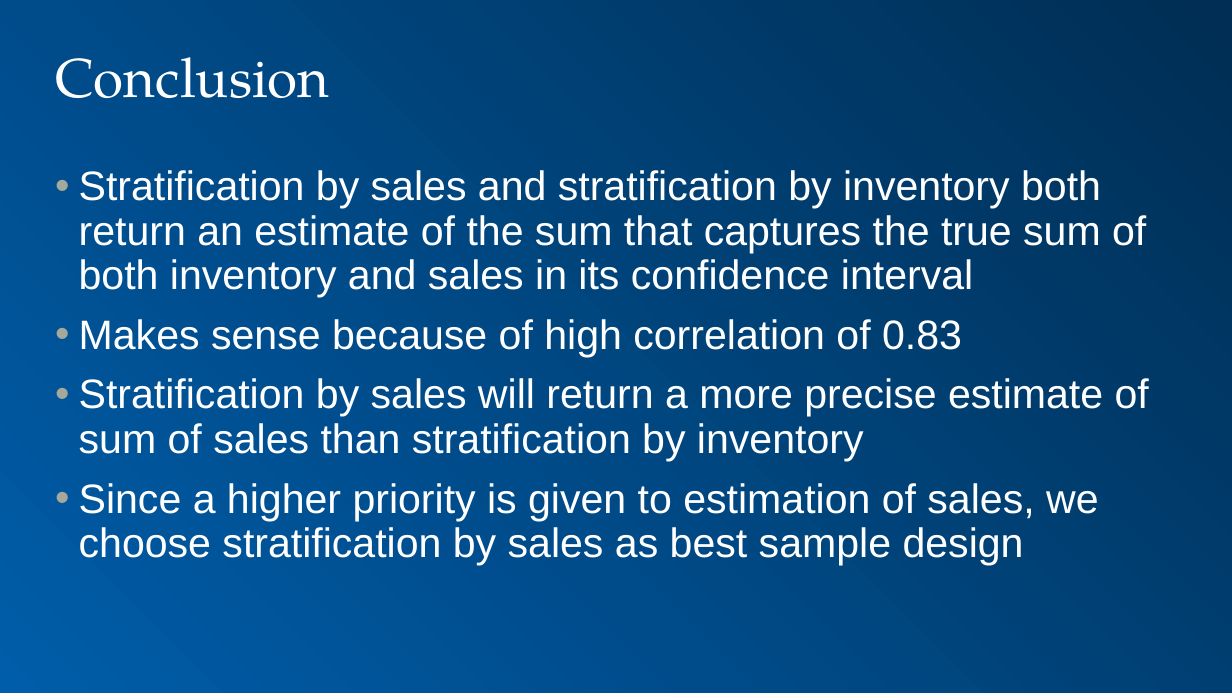
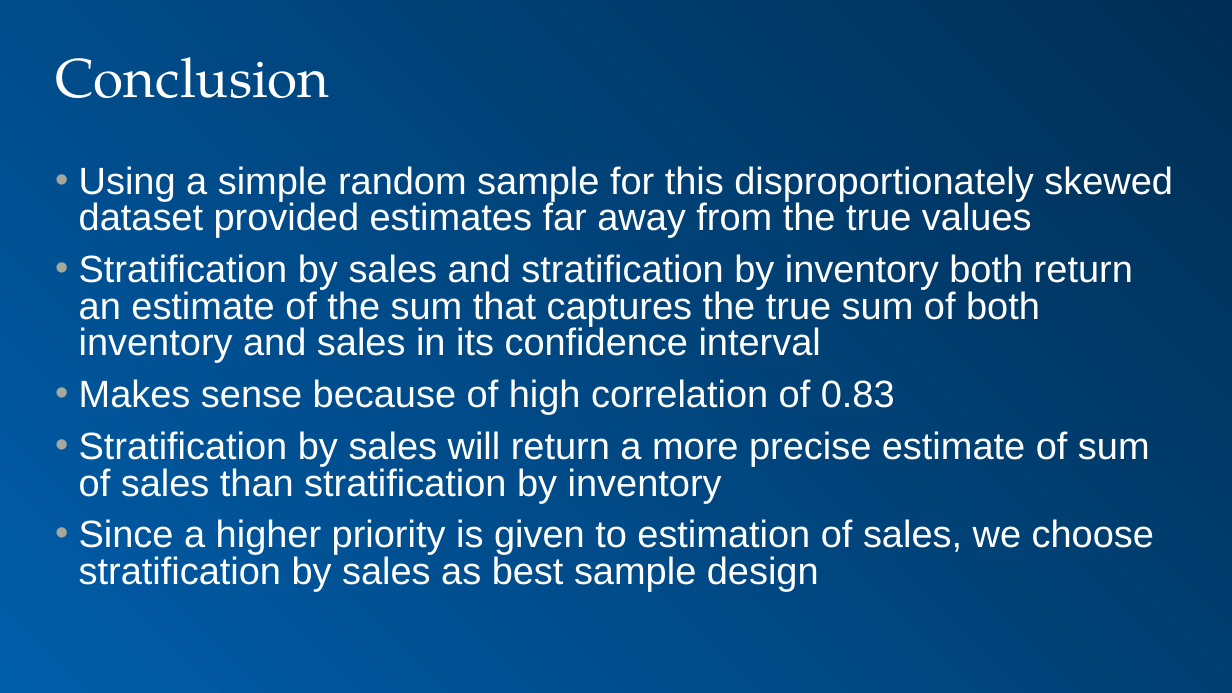
Before and after one commit to dpmurraygt/MSDS6370Project, a slide deck: slide 14 of presentation - Sales.pptx. Drawn at 1232x693 pixels with LibreOffice and Linux fonts; fonts in the diff are those of the drawing; background and template pictures are left out. Boxes give left, top, right and bottom in pixels: in the first picture for what was removed or moved away, otherwise in the second. Text is boxed around its words. In the diff, an @@ line names an element or a change of style, - is before the commit and + after.

```diff
--- a/presentation - Sales.pptx
+++ b/presentation - Sales.pptx
@@ text at [79, 166, 1173, 238]: paragraph added @@
+• Using a simple random sample for this disproportionately skewed dataset provided estimates far away from the true values
@@ text at [79, 254, 1154, 591]: size 24 to 22.2 pt in "Stratification by sales and stratification by inventory ...", "Makes sense because of high correlation of ...", "Stratification by sales will return a more ...", "Since a higher priority is given to ..."; line spacing 0.9 to 0.8 @@
```
Also in this commit, not shown: 1 other file.
